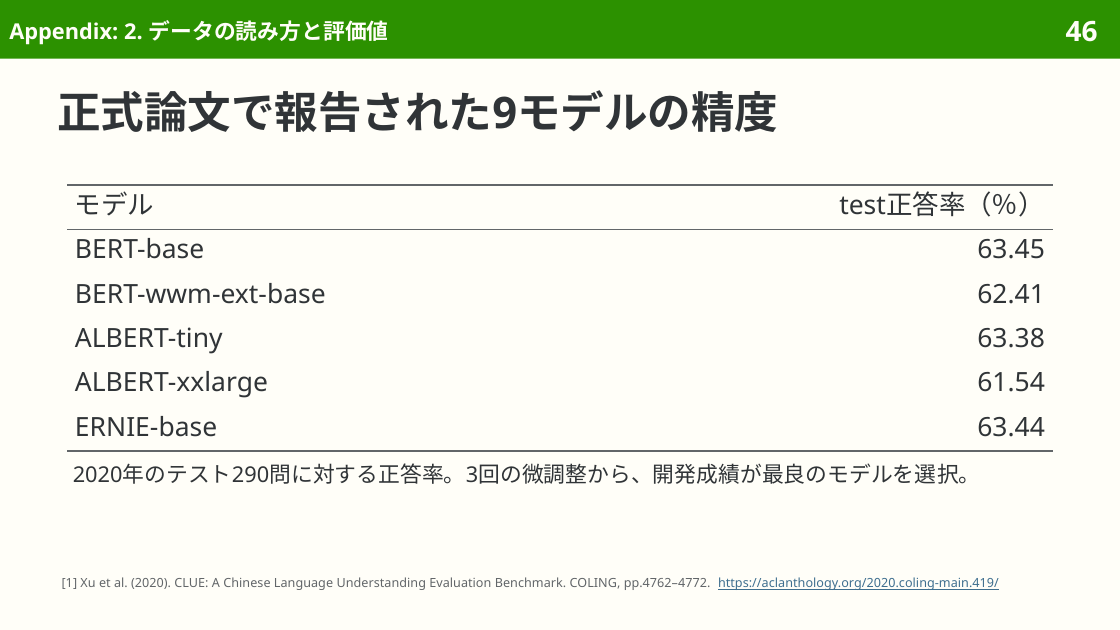
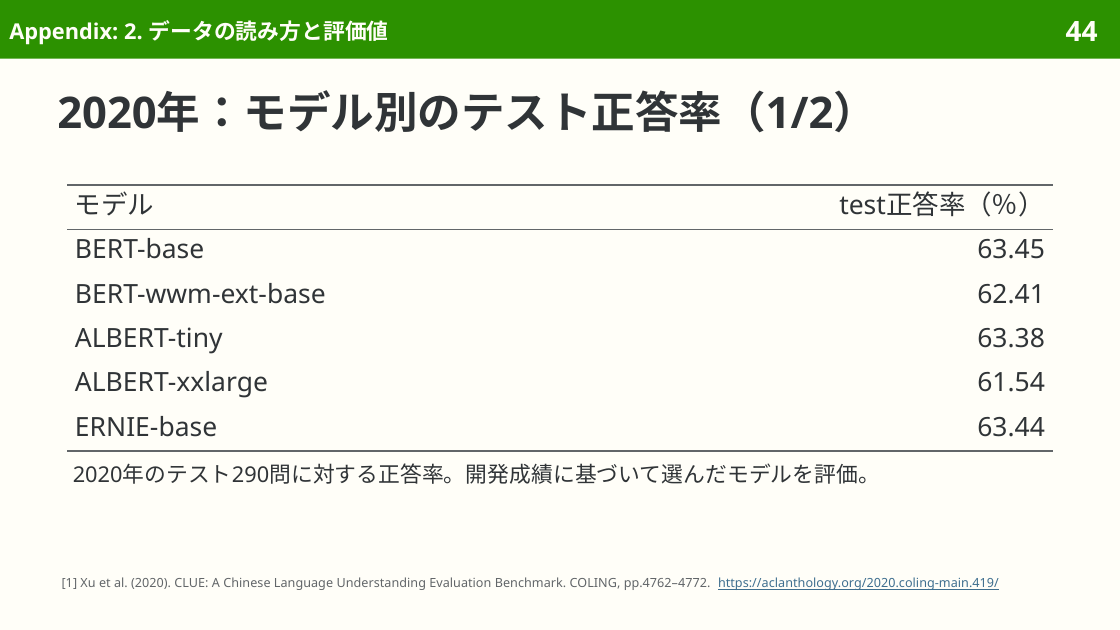
Before and after one commit to sasakiy84/datasets-in-10-minutes, a slide deck: slide 44 of slides/datasets-in-10-minutes-cluewsc2020.pptx (slide 46 before the commit). Drawn at 1120x630 pixels with LibreOffice and Linux fonts; fonts in the diff are those of the drawing. Boxes give left, top, right and bottom in pixels: in the first picture for what was removed or moved away, otherwise in the second. Text is boxed around its words. In the diff, an @@ line names an element or a change of style, - is before the commit and + after.

```diff
--- a/slides/datasets-in-10-minutes-cluewsc2020.pptx
+++ b/slides/datasets-in-10-minutes-cluewsc2020.pptx
@@ page number at bbox=[1066, 21, 1098, 41]: text changed @@
-46
+44
@@ title at bbox=[57, 90, 877, 132]: text changed @@
-正式論文で報告された9モデルの精度
+2020年：モデル別のテスト正答率（1/2）
@@ text at bbox=[73, 463, 880, 484]: text changed @@
-2020年のテスト290問に対する正答率。3回の微調整から、開発成績が最良のモデルを選択。
+2020年のテスト290問に対する正答率。開発成績に基づいて選んだモデルを評価。
```
Also in this commit, not shown: 10 other slides changed, 4 slides removed, 55 other files.
